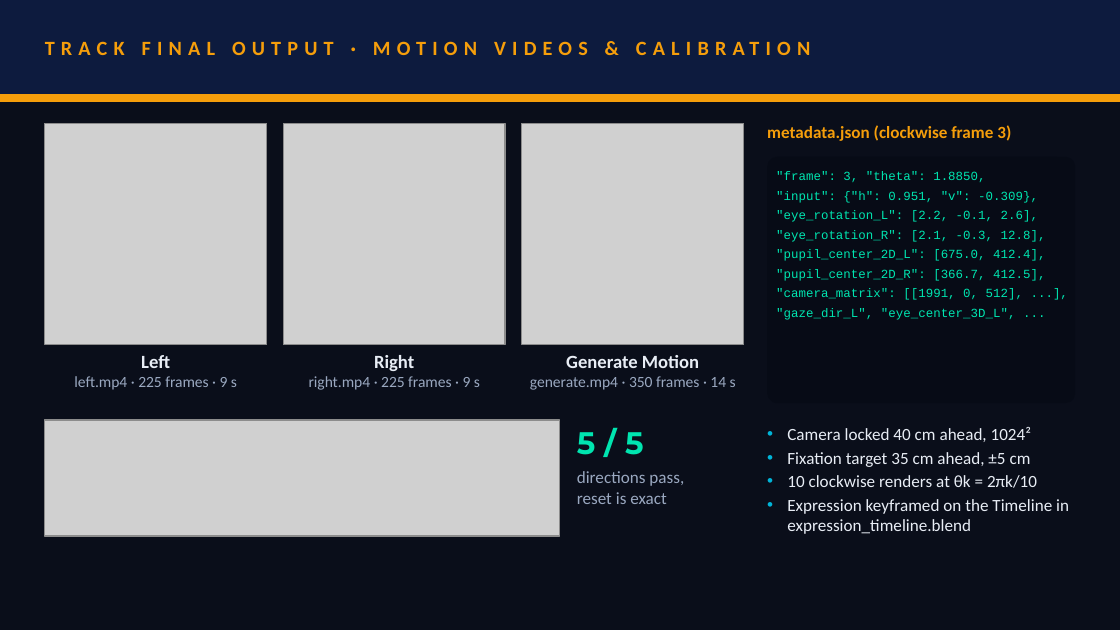
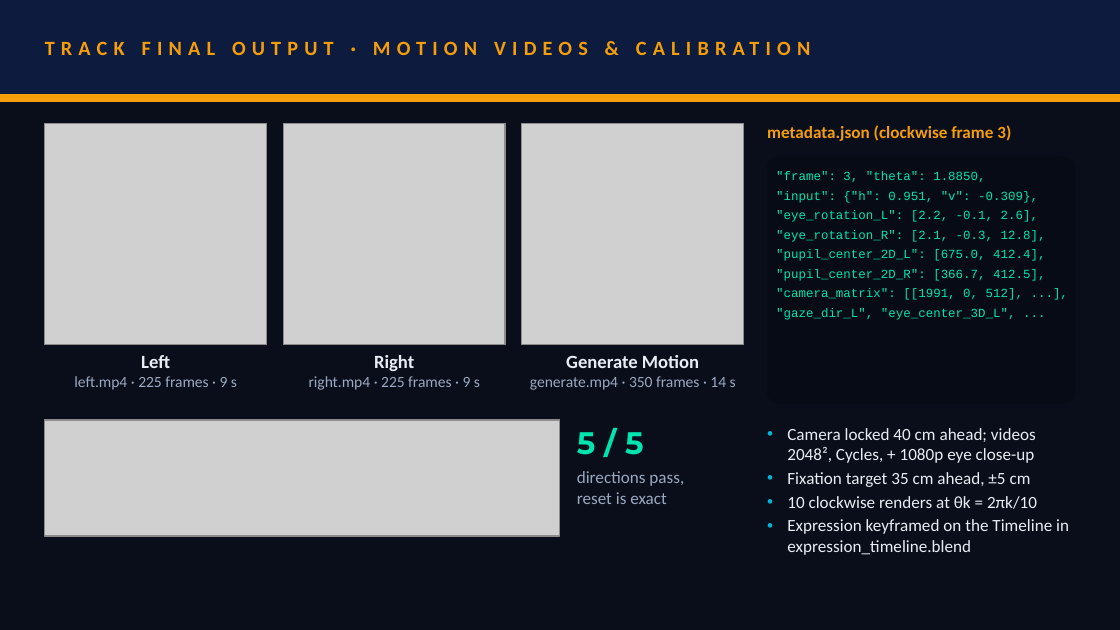
Before and after one commit to gauravnagv/VITVELLORE_TeamAR, a slide deck: slide 6 of VITVellore_AR.pptx. Drawn at 1120x630 pixels with LibreOffice and Linux fonts; fonts in the diff are those of the drawing; grey boxes stand for pictures. Boxes give left, top, right and bottom in pixels: in the first picture for what was removed or moved away, otherwise in the second. Text is boxed around its words. In the diff, an @@ line names an element or a change of style, - is before the commit and + after.

Commit message:
Update deck with v11 renders; add AI disclosure
The presentation now uses the v11 stills, video frames, direction check and
expression strip, plus a frame from the 1080p eye close-up. The text now
covers the 3D hair, Cycles 2048 and render times, and the limitations
follow the README. The deck's document properties were inherited from the
organiser template and are now set to Team AR.

AI_DISCLOSURE.md states the AI tools used, as the submission form asks.

```diff
--- a/VITVellore_AR.pptx
+++ b/VITVellore_AR.pptx
@@ text at (787, 428, 1036, 463): text changed @@
-• Camera locked 40 cm ahead, 1024²
+• Camera locked 40 cm ahead; videos 2048², Cycles, + 1080p eye close-up
```
Also in this commit, not shown: 3 other slides changed, 1 other file.
